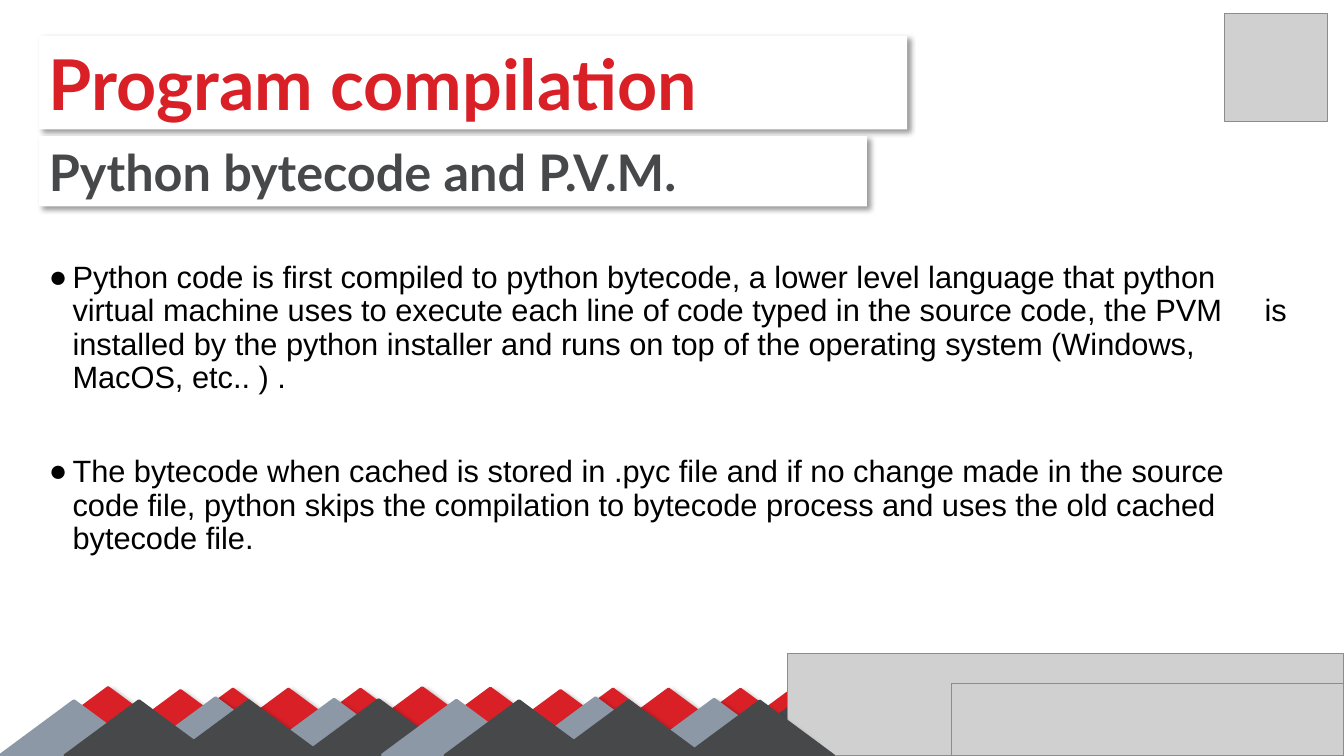
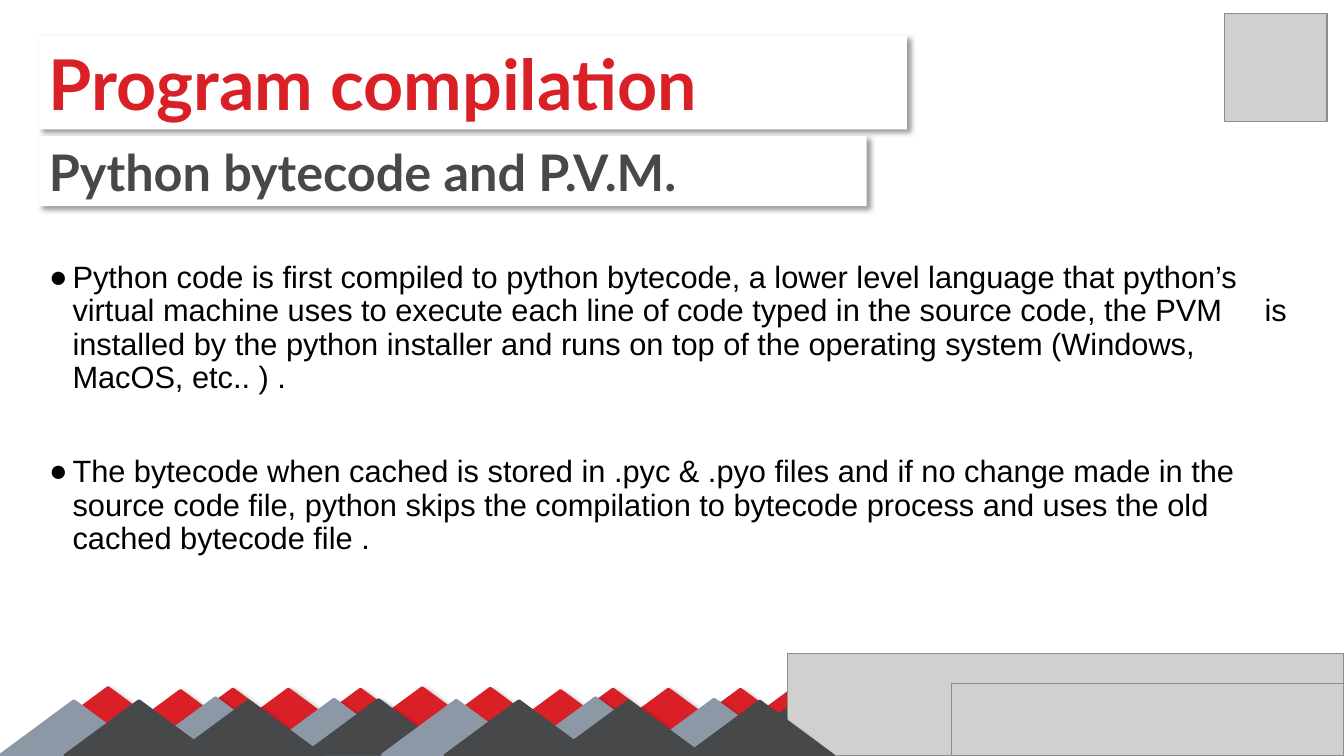
Before and after one commit to SalmaGira/machine-learning-workshop-Kvector, a slide deck: slide 4 of Sessions/Session 1/python-omar/python.pptx. Drawn at 1344x756 pixels with LibreOffice and Linux fonts; fonts in the diff are those of the drawing; grey boxes stand for pictures. Boxes give left, top, right and bottom in pixels: in the first picture for what was removed or moved away, otherwise in the second. Text is boxed around its words. In the diff, an @@ line names an element or a change of style, - is before the commit and + after.

```diff
--- a/Sessions/Session 1/python-omar/python.pptx
+++ b/Sessions/Session 1/python-omar/python.pptx
@@ text at (73, 265, 1287, 555): text changed @@
-● Python code is first compiled to python bytecode, a lower level language that python virtual machine uses to execute each line of code typed in the source code, the PVM is installed by the python installer and runs on top of the operating system (Windows, MacOS, etc.. ) .
-● The bytecode when cached is stored in .pyc file and if no change made in the source code file, python skips the compilation to bytecode process and uses the old cached bytecode file.
+● Python code is first compiled to python bytecode, a lower level language that python’s virtual machine uses to execute each line of code typed in the source code, the PVM is installed by the python installer and runs on top of the operating system (Windows, MacOS, etc.. ) .
+● The bytecode when cached is stored in .pyc & .pyo files and if no change made in the source code file, python skips the compilation to bytecode process and uses the old cached bytecode file .
```
Also in this commit, not shown: 4 other slides changed, 6 slides added, 2 slides removed, 1 other file.
